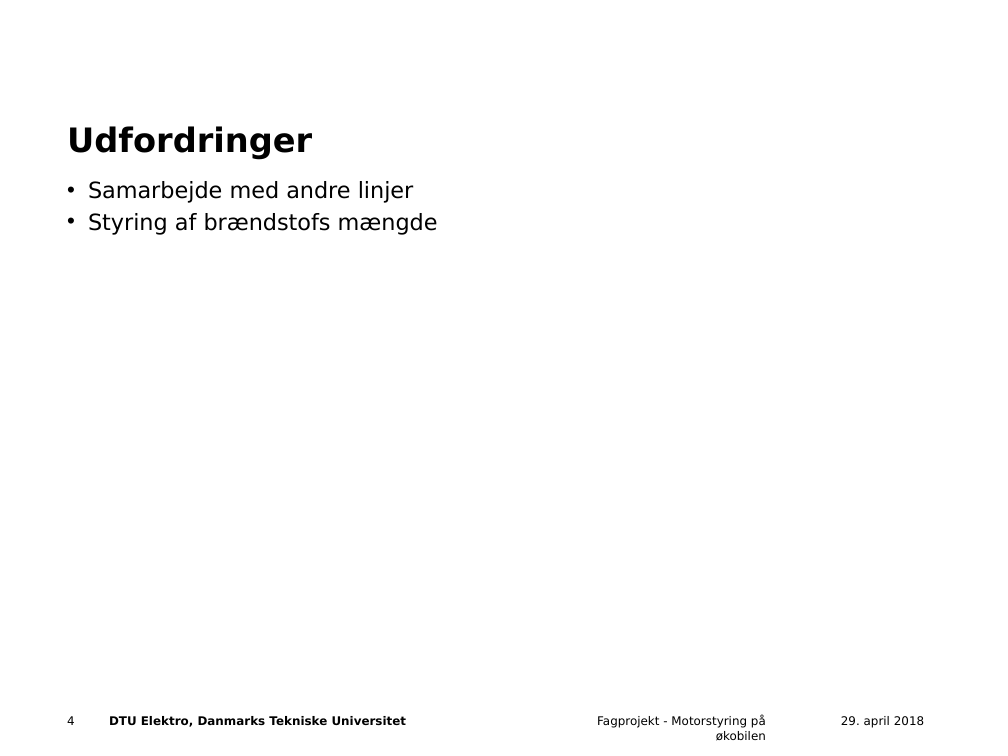
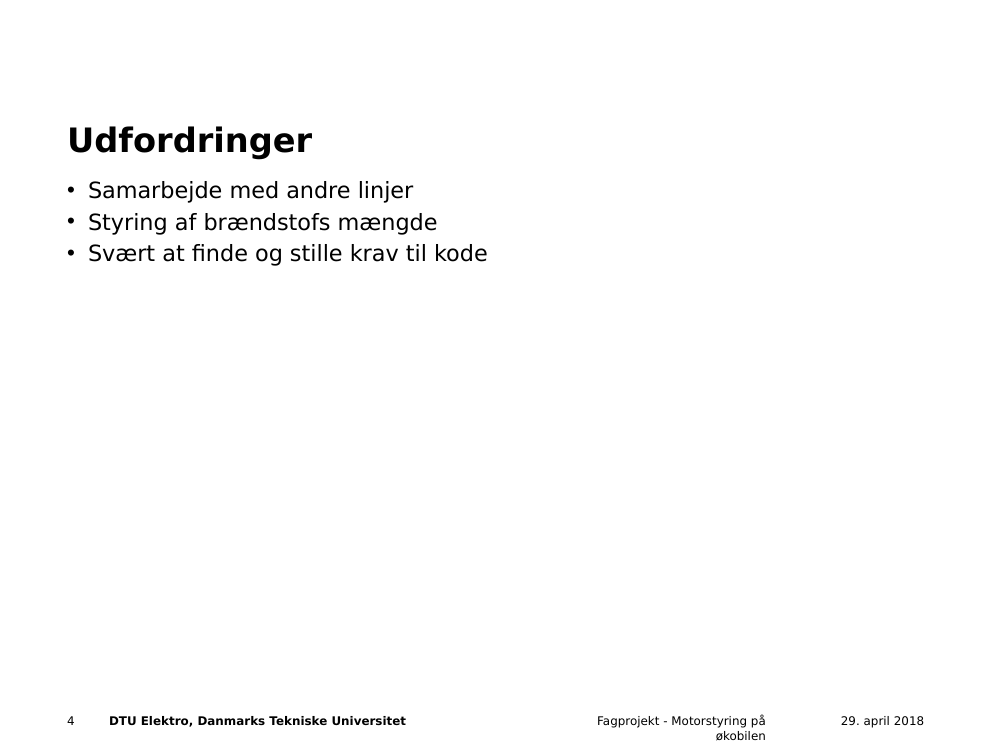
Before and after one commit to Frupla/ECU-board, a slide deck: slide 4 of midtvejsPraes.pptx. Drawn at 1008x756 pixels with LibreOffice and Linux fonts; fonts in the diff are those of the drawing; background and template pictures are left out. Boxes give left, top, right and bottom in pixels: in the first picture for what was removed or moved away, otherwise in the second. Text is boxed around its words. In the diff, an @@ line names an element or a change of style, - is before the commit and + after.

```diff
--- a/midtvejsPraes.pptx
+++ b/midtvejsPraes.pptx
@@ text at (88, 244, 488, 266): paragraph added @@
+• Svært at finde og stille krav til kode
```
Also in this commit, not shown: 1 slide added.
